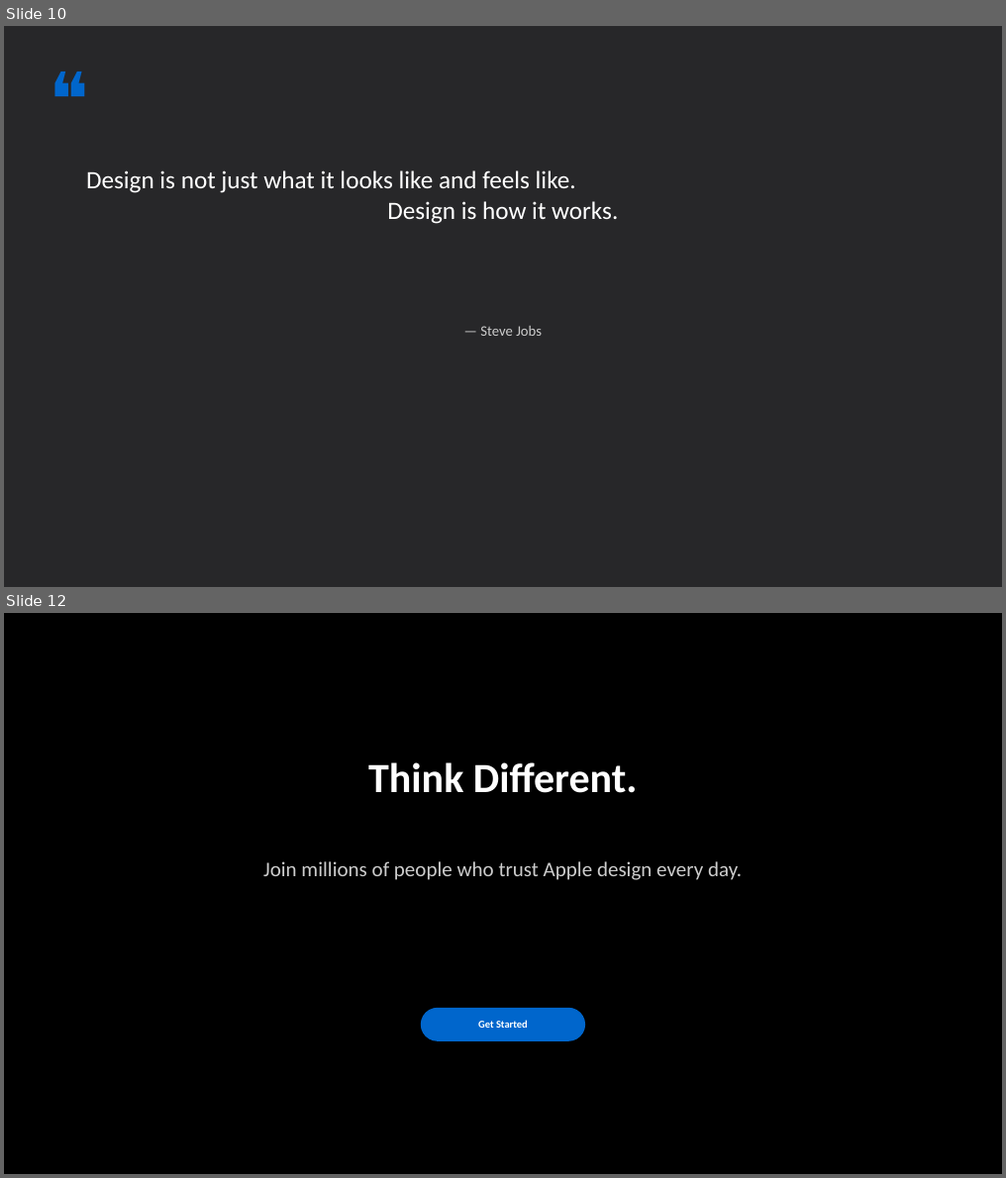
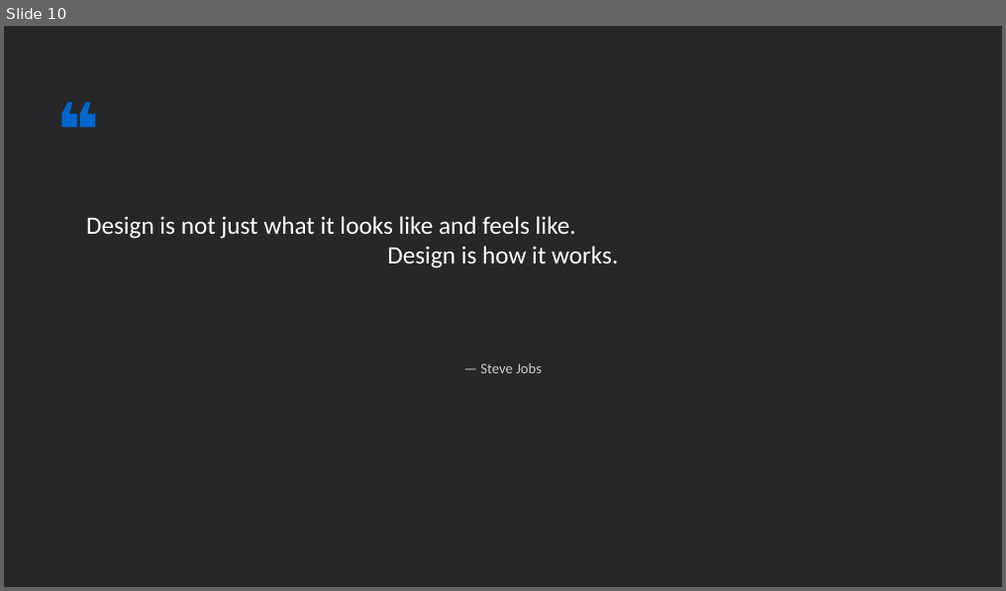
Before and after one commit to salllychung/prd-submissions, a slide deck: apple-design-system-template.pptx. Shown one above the other, each under a label of ours: slides 10 and 12 before the commit, slide 10 after it; the slides between them are not shown. The pictures are 1006x1178 and 1006x591 pixels, drawn with LibreOffice and Linux fonts; fonts in the diff are those of the drawing. Boxes give left, top, right and bottom in pixels: in the first picture for what was removed or moved away, otherwise in the second. Text is boxed around its words. In the diff, an @@ line names an element or a change of style, - is before the commit and + after.

```diff
--- a/apple-design-system-template.pptx
+++ b/apple-design-system-template.pptx
@@ slide 12 removed at box(4, 613, 1002, 1174), background #000000 @@
@@ text removed at box(368, 762, 638, 793) @@
-Think Different.
@@ text removed at box(263, 861, 742, 880) @@
-Join millions of people who trust Apple design every day.
@@ rounded rectangle removed at box(421, 1008, 586, 1042) @@
-Get Started
@@ slide 10 changed as well @@
@@ text "❝": place and size @@
-text "❝" at box(42, 49, 266, 161)
+text "❝" at box(49, 78, 273, 190)
@@ text "❝" at box(49, 78, 273, 190): bold on @@
@@ text "Design is not just what ...": place and size @@
-text "Design is not just what ..." at box(86, 171, 618, 224)
+text "Design is not just what ..." at box(86, 216, 618, 269)
@@ text "— Steve Jobs": place and size @@
-text "— Steve Jobs" at box(480, 326, 542, 336)
+text "— Steve Jobs" at box(480, 364, 542, 373)
```
Also in this commit, not shown: 1 other slide changed, 10 slides added, 9 other slides removed, 1 other file.
